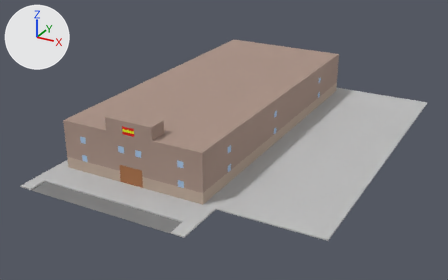
A saved change to the Blender file assets/buildings/guardia_civil.blend.
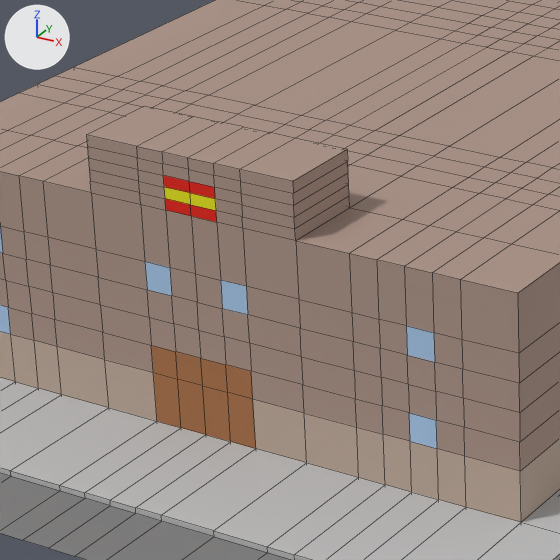
Each version is shown whole from a camera (50 mm lens) standing at (50.3, -63.7, 42.4) and looking at (4.4, 19.8, 0.6), then close up on the part from 19% to 47% of the width and 31% to 76% of the height. Lighting does not change. The marker at upper left points along +X, +Y and +Z. The last two pictures show the newer version. The close-ups show mesh edges as thin lines.
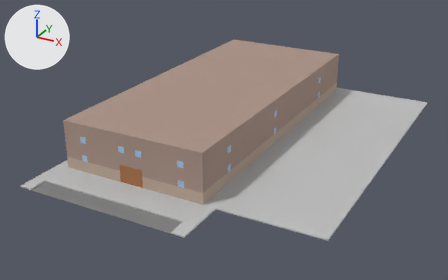
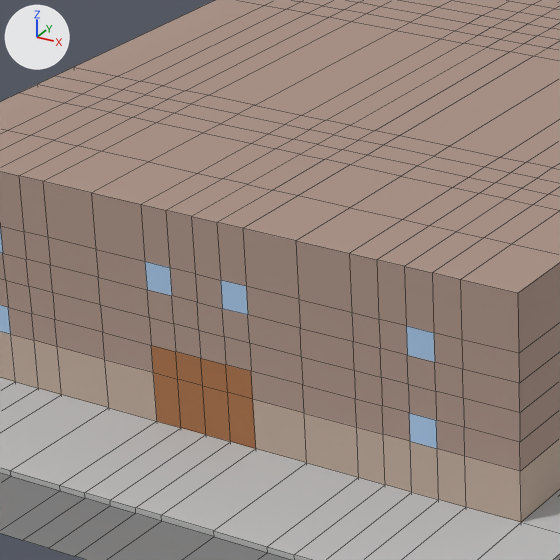
Location of each change, [x1, y1, x2, y2] in pixels of the close-ups (560 x 560 px):
```json
{"part": 1, "of": "me_plane", "change": "cut back", "before": [86, 106, 350, 241], "after": [91, 162, 350, 241]}
```

The change, as JSON lines over the scene's bpy script:
```json
{"block": "me_plane", "where": "# used by ob_plane; location = (0.0, 0.0, 0.0)"}
{"op": "remove", "block": "me_plane", "code": "me_plane.from_pydata(...)  # 1459 vertices, 1403 faces; spans x -14.0..30.0, y -8.0..56.0, z 0.0..10.0"}
{"op": "add", "block": "me_plane", "code": "me_plane.from_pydata(...)  # 1389 vertices, 1333 faces; spans x -14.0..30.0, y -8.0..56.0, z 0.0..8.0"}
{"block": "me_plane", "change": "me_plane part 1"}
{"block": "me_plane", "change": "70 vertices are removed from x -4.0..4.0, y 0.0..3.0, z 8.4..10.0"}
{"block": "me_plane", "change": "76 faces are deleted"}
{"block": "me_plane", "change": "6 new faces join them, mat_wall (beige #ab9387)"}
{"op": "remove", "block": "me_plane", "code": "me_plane.materials.append(mat_red)  # red #e71e0a"}
{"op": "remove", "block": "me_plane", "code": "me_plane.materials.append(mat_yellow)  # yellow #e7e50e"}
```
